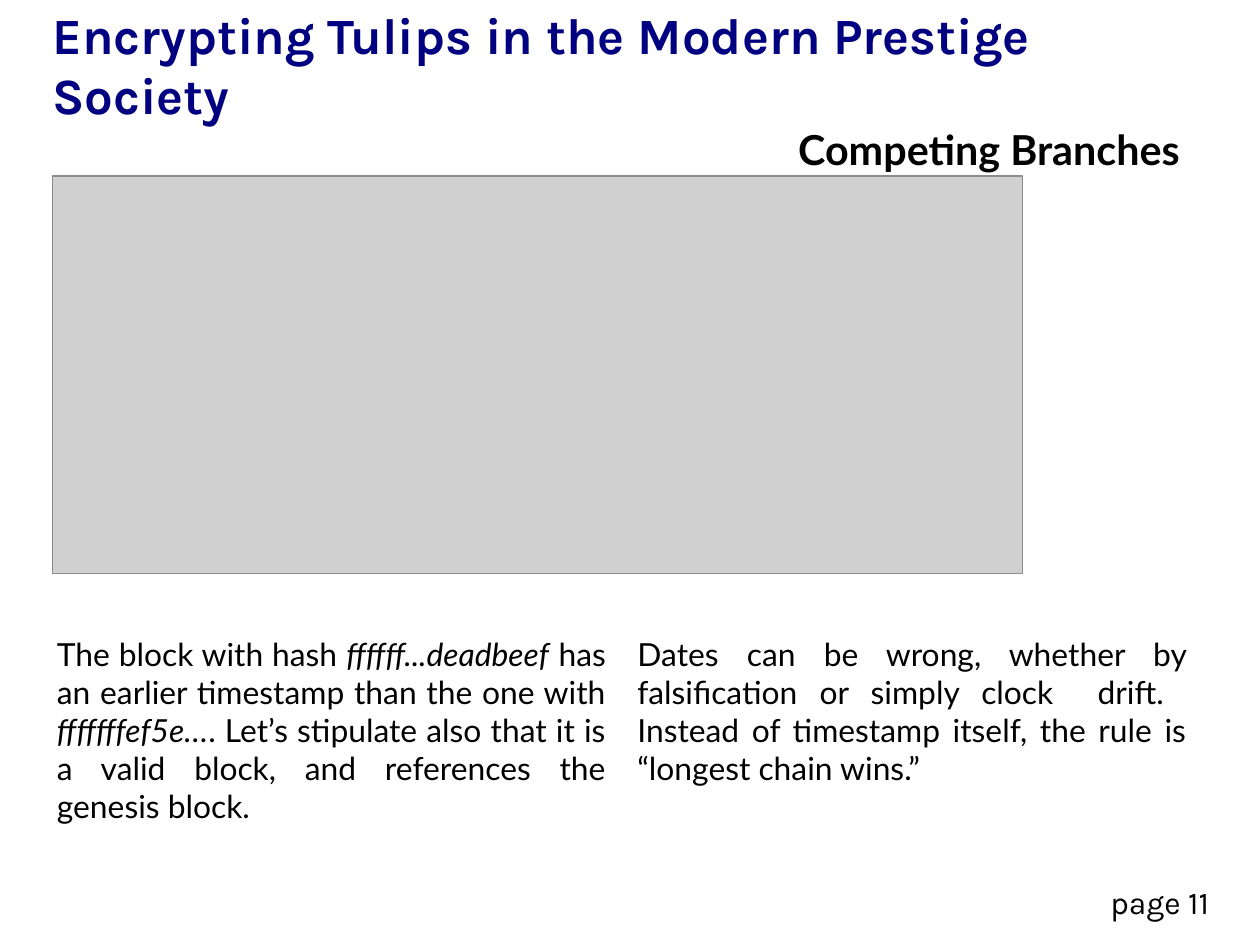
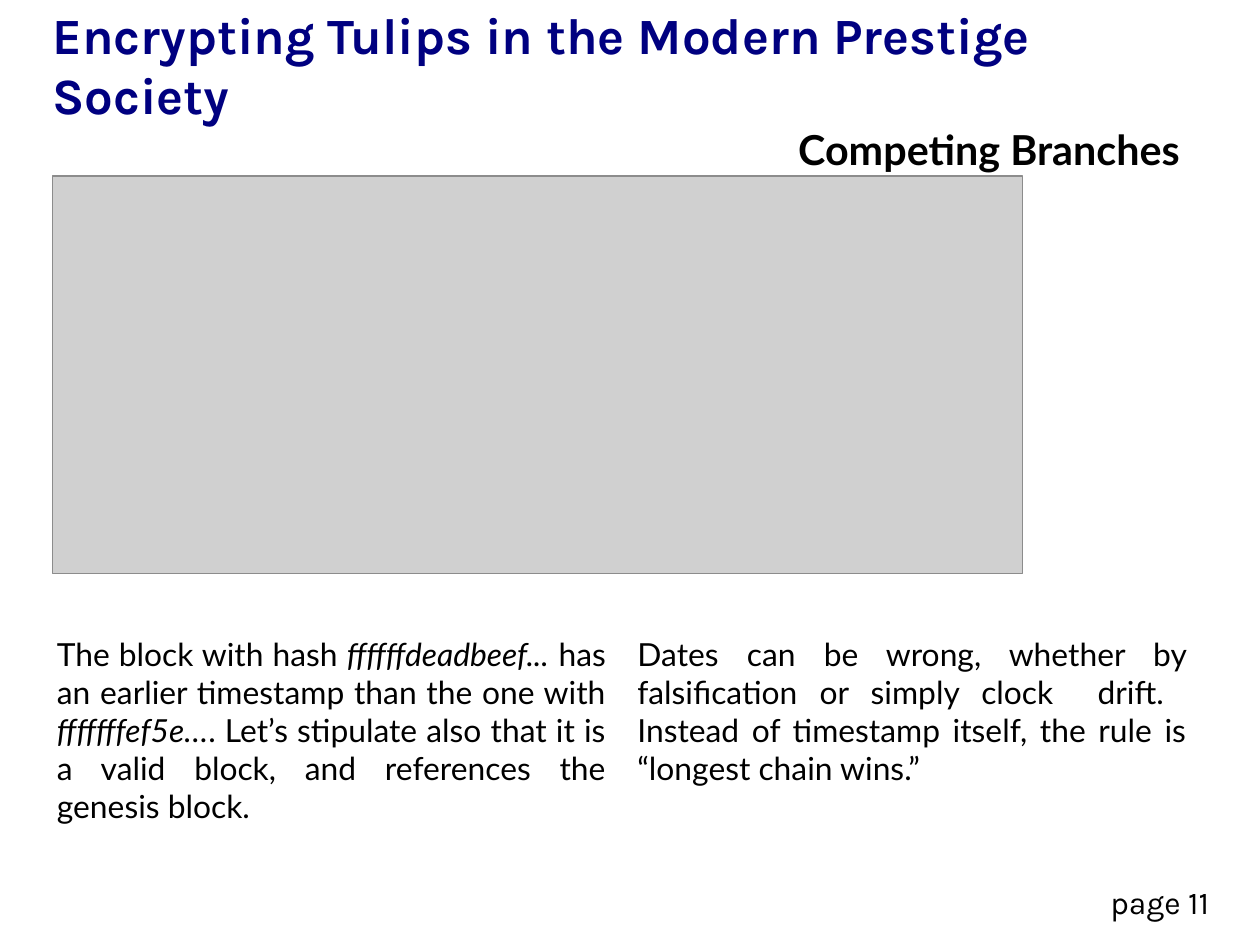
Before and after one commit to DavidMertz/Encrypting_Tulips, a slide deck: slide 11 of Encrypting_Tulips.odp. Drawn at 1260x945 pixels with LibreOffice and Linux fonts; fonts in the diff are those of the drawing; grey boxes stand for pictures. Boxes give left, top, right and bottom in pixels: in the first picture for what was removed or moved away, otherwise in the second. Text is boxed around its words. In the diff, an @@ line names an element or a change of style, - is before the commit and + after.

```diff
--- a/Encrypting_Tulips.odp
+++ b/Encrypting_Tulips.odp
@@ text at [57,642,606,824]: text changed @@
-The block with hash ffffff...deadbeef has an earlier timestamp than the one with fffffffef5e…. Let’s stipulate also that it is a valid block, and references the genesis block.
+The block with hash ffffffdeadbeef... has an earlier timestamp than the one with fffffffef5e…. Let’s stipulate also that it is a valid block, and references the genesis block.
```
Also in this commit, not shown: 1 other file.
